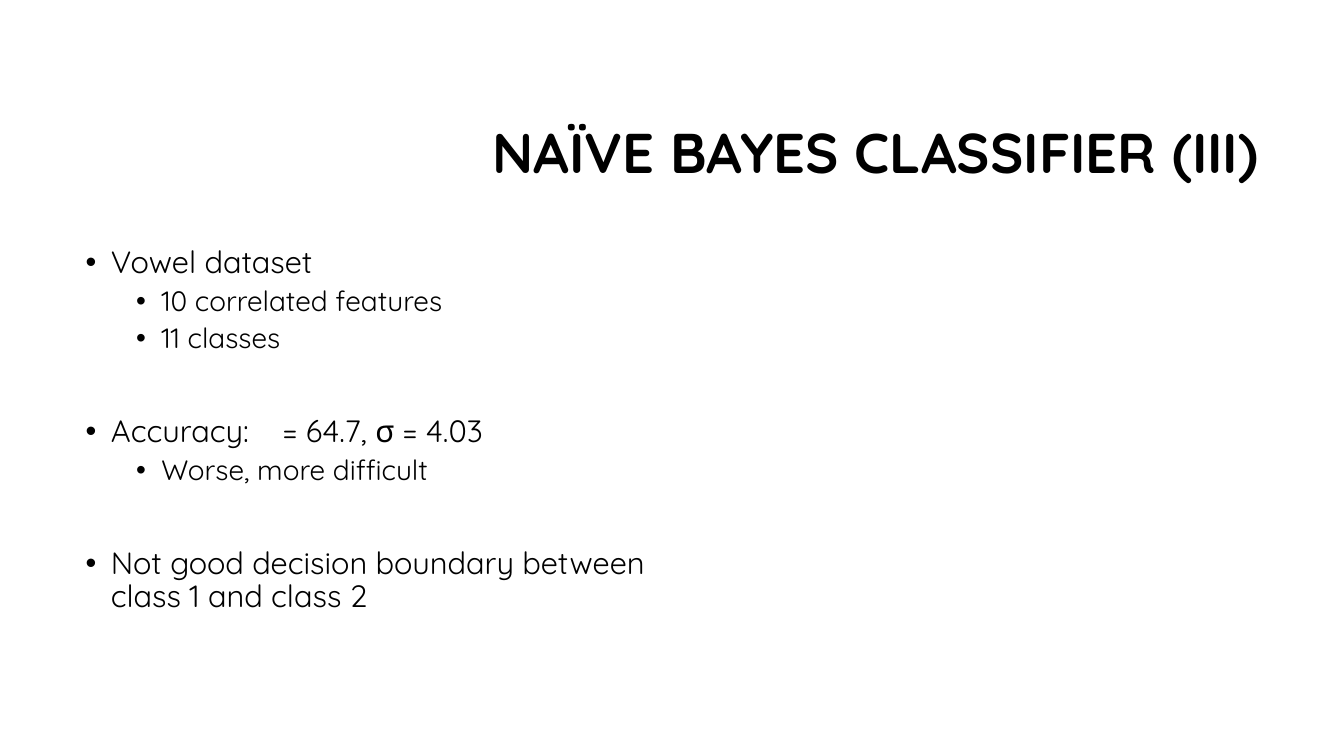
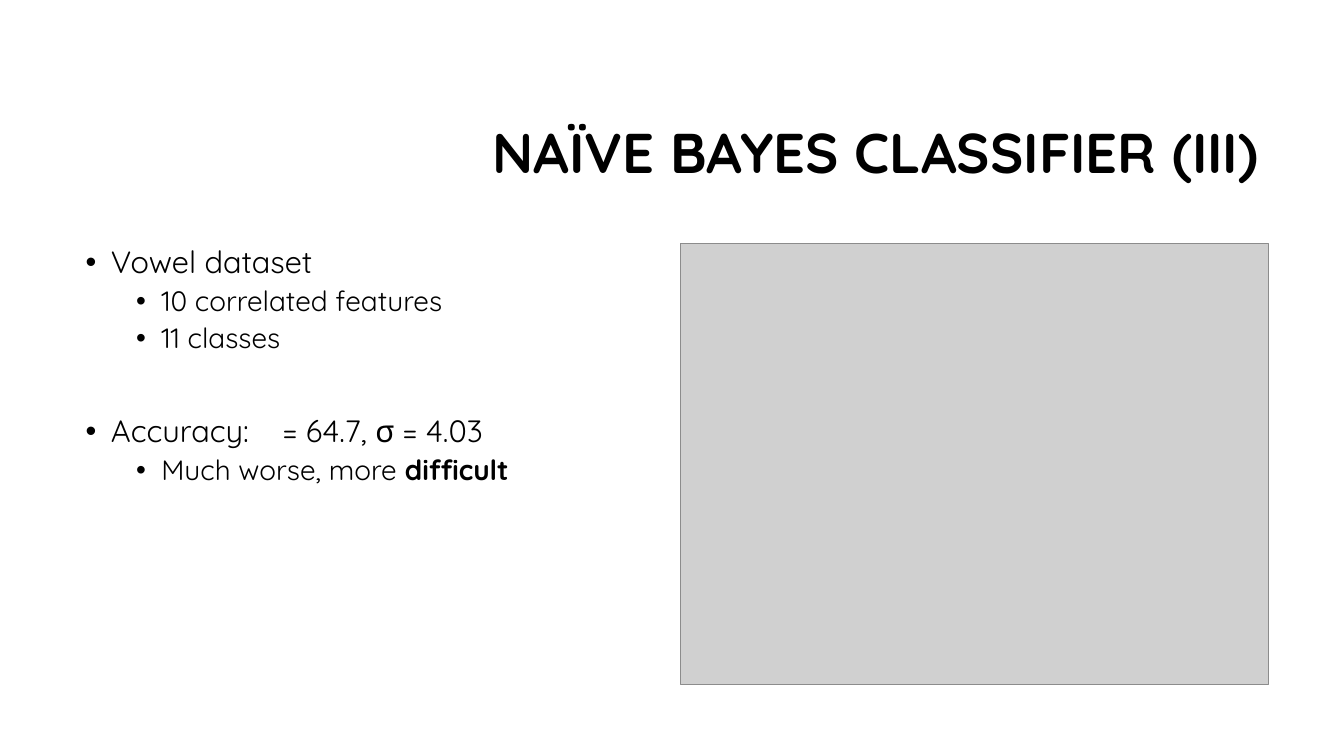
Before and after one commit to franco-ruggeri/ML, a slide deck: slide 4 of Lab 3/Lab 3 - presentation.pptx. Drawn at 1344x756 pixels with LibreOffice and Linux fonts; fonts in the diff are those of the drawing; grey boxes stand for pictures; background and template pictures are left out. Boxes give left, top, right and bottom in pixels: in the first picture for what was removed or moved away, otherwise in the second. Text is boxed around its words. In the diff, an @@ line names an element or a change of style, - is before the commit and + after.

```diff
--- a/Lab 3/Lab 3 - presentation.pptx
+++ b/Lab 3/Lab 3 - presentation.pptx
@@ picture added at (681,243,1268,685) @@
@@ text at (161,459,509,484): text changed; size 22 to 20 pt @@
-  • Worse, more difficult
-• Not good decision boundary between class 1 and class 2
+  • Much worse, more difficult
```
Also in this commit, not shown: 2 other slides changed, 7 slides added, 10 slides removed, 5 other files.
